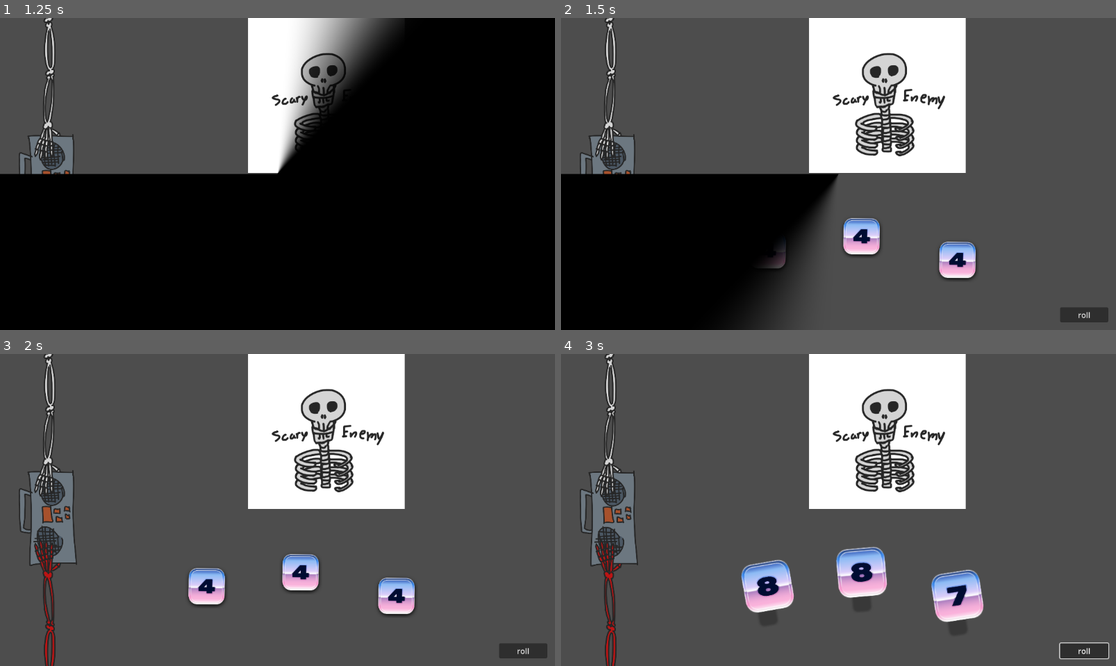
Above: before the commit, frames 1-4 (two rows, left to right).
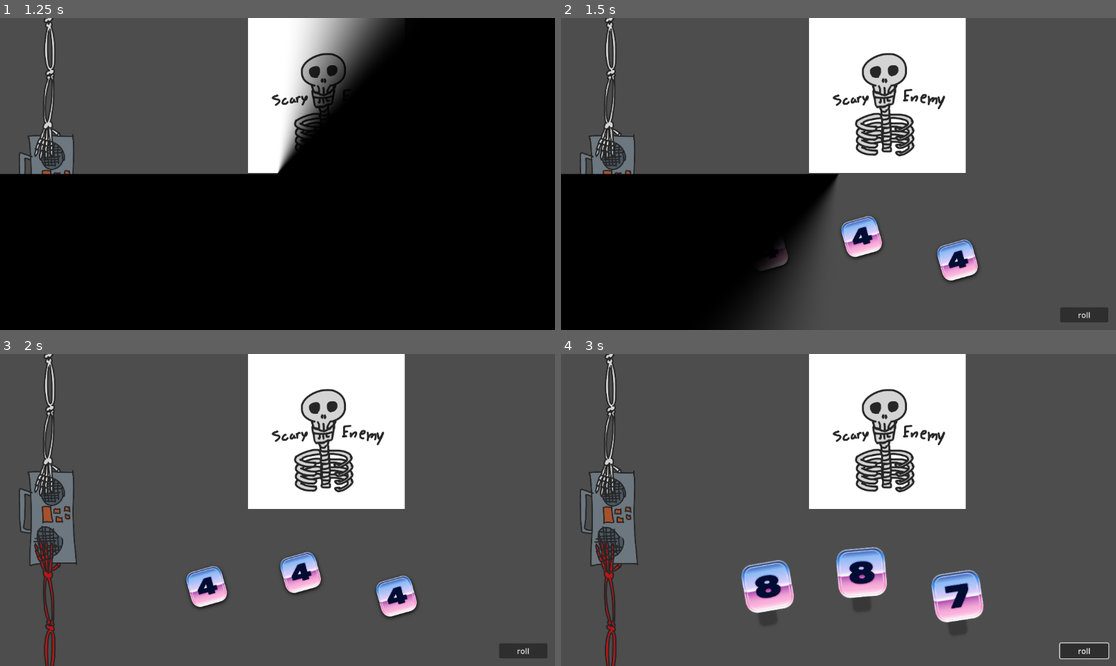
Above: after the commit, the same moments.

Repository: vhoyer/ludum_dare_60
Game: Godot game, scene res://stages/main_menu/main_menu.tscn
Two runs of this game, one before a commit and one after it. Both use one fixed random seed, a clock stepped at 60 frames per second and the inputs below.
Inputs (mouse positions are in pixels of both pictures, inside the frame that each line leads up to):
- Up to frame 1 (1.25 s): click "start! ,)" at 0.5 s
- Up to frame 2 (1.5 s): move the mouse to (960, 158) at 1.27 s; hold Right (ui_right) from 1.28 s (still down); tap K at 1.35 s; click (960, 158) at 1.42 s
- Up to frame 3 (2 s): keep holding Right (ui_right)
- Up to frame 4 (3 s): release Right (ui_right) at 2 s; click "roll" at 2 s; tap Enter at 2.75 s; move the mouse to (727, 525) at 2.77 s; hold Down (ui_down) from 2.78 s (still down); tap K at 2.85 s

Frame 1 is identical in both runs. In frame 2, 1.0% of the frame differs, in the area x 36-76%, y 63-85%; in frame 3, 1.4%, in the area x 33-76%, y 63-85%; in frame 4, 0.9%.

Commit message:
🚚 Move assets around

Diff:
--- a/components/game_dice/game_dice.tscn
+++ b/components/game_dice/game_dice.tscn
@@ -1,8 +1,8 @@
 [gd_scene format=3 uid="uid://cvf0j1cif853i"]
 
 [ext_resource type="Script" uid="uid://c8woqou4f4j2q" path="res://components/game_dice/game_dice.gd" id="1_kdbr7"]
-[ext_resource type="Texture2D" uid="uid://dxab3cd5x2ya4" path="res://assets/sprites/dice/dice dropshadow1.png" id="2_1pb4h"]
-[ext_resource type="Texture2D" uid="uid://bpj86n7s2ijns" path="res://assets/sprites/dice/dice_spritesheet.png" id="3_hpgiv"]
+[ext_resource type="Texture2D" uid="uid://c5nmda5fkohgw" path="res://assets/dice/dropshadow.png" id="2_1pb4h"]
+[ext_resource type="Texture2D" uid="uid://eiphalqmewu4" path="res://assets/dice/rubik saturated.png" id="3_hpgiv"]
 
 [node name="GameDice" type="Node2D" unique_id=1293005474]
 script = ExtResource("1_kdbr7")
@@ -11,13 +11,14 @@
 
 [node name="VisualRoot" type="Node2D" parent="." unique_id=1336242043]
 unique_name_in_owner = true
-rotation = 0.010131763
+rotation = -0.2748714
 scale = Vector2(0.5, 0.5)
 
 [node name="DiceShadow" type="Sprite2D" parent="VisualRoot" unique_id=149343767]
 unique_name_in_owner = true
-position = Vector2(0.005065795, 0.49997434)
+position = Vector2(-0.13571158, 0.48123005)
 texture = ExtResource("2_1pb4h")
+offset = Vector2(5, 10)
 
 [node name="DiceSprite" type="Sprite2D" parent="VisualRoot" unique_id=1295971029]
 unique_name_in_owner = true
--- a/components/game_tug_of_war/game_tug_of_war.tscn
+++ b/components/game_tug_of_war/game_tug_of_war.tscn
@@ -1,11 +1,11 @@
 [gd_scene format=3 uid="uid://cpsa1qlgdobpb"]
 
-[ext_resource type="Texture2D" uid="uid://bpjaiglaf4qph" path="res://assets/sprites/enemy/skelly_hand_over.png" id="1_2hdvj"]
+[ext_resource type="Texture2D" uid="uid://bpjaiglaf4qph" path="res://assets/alien/skelly_hand_over.png" id="1_2hdvj"]
 [ext_resource type="Script" uid="uid://x1wl8tvths1v" path="res://components/game_tug_of_war/game_tug_of_war.gd" id="1_4rdbg"]
-[ext_resource type="Texture2D" uid="uid://mltwii3sq85y" path="res://assets/sprites/enemy/skelly_hand_under.png" id="2_4rdbg"]
-[ext_resource type="Texture2D" uid="uid://dr233icuhbor5" path="res://assets/sprites/items/boombox.png" id="3_nohnp"]
-[ext_resource type="Texture2D" uid="uid://d3ckkhaqxosn0" path="res://assets/sprites/enemy/hooman_hand_over.png" id="4_8235j"]
-[ext_resource type="Texture2D" uid="uid://imy73vth6y0f" path="res://assets/sprites/enemy/hooman_hand_under.png" id="5_bqop2"]
+[ext_resource type="Texture2D" uid="uid://mltwii3sq85y" path="res://assets/alien/skelly_hand_under.png" id="2_4rdbg"]
+[ext_resource type="Texture2D" uid="uid://dr233icuhbor5" path="res://assets/items/boombox.png" id="3_nohnp"]
+[ext_resource type="Texture2D" uid="uid://d3ckkhaqxosn0" path="res://assets/player/hooman_hand_over.png" id="4_8235j"]
+[ext_resource type="Texture2D" uid="uid://imy73vth6y0f" path="res://assets/player/hooman_hand_under.png" id="5_bqop2"]
 
 [node name="GameTugOfWar" type="Control" unique_id=598563760]
 custom_minimum_size = Vector2(200, 0)
--- a/stages/main/main.tscn
+++ b/stages/main/main.tscn
@@ -2,11 +2,10 @@
 
 [ext_resource type="Script" uid="uid://bjdopl13o6krk" path="res://stages/main/main.gd" id="1_60rri"]
 [ext_resource type="PackedScene" uid="uid://cvf0j1cif853i" path="res://components/game_dice/game_dice.tscn" id="2_5powy"]
-[ext_resource type="Texture2D" uid="uid://bgsm4wruhcjqm" path="res://assets/sprites/enemy/enemy1.png" id="2_j6wwd"]
+[ext_resource type="Texture2D" uid="uid://bgsm4wruhcjqm" path="res://assets/alien/enemy1.png" id="2_j6wwd"]
 [ext_resource type="PackedScene" uid="uid://cpsa1qlgdobpb" path="res://components/game_tug_of_war/game_tug_of_war.tscn" id="2_usqqw"]
 
 [node name="Main" type="HBoxContainer" unique_id=1820559237]
-anchors_preset = 15
 anchor_right = 1.0
 anchor_bottom = 1.0
 grow_horizontal = 2
Renamed: assets/sprites/enemy/enemy1.png -> assets/alien/enemy1.png
Not shown, added: assets/alien/enemy1.png.import
Renamed: assets/sprites/enemy/skelly_hand_over.png -> assets/alien/skelly_hand_over.png
Not shown, changed: assets/alien/skelly_hand_over.png.import
Renamed: assets/sprites/enemy/skelly_hand_under.png -> assets/alien/skelly_hand_under.png
Not shown, changed: assets/alien/skelly_hand_under.png.import
Not shown, changed: assets/dice/blank.png.import
Not shown, changed: assets/dice/dots accessibility.png.import
Not shown, changed: assets/dice/dots saturated.png.import
Not shown, added: assets/dice/dropshadow.png.import
Not shown, changed: assets/dice/rubik accessibility.png.import
Not shown, added: assets/dice/rubik saturated.png.import
(and 9 more such lines)
